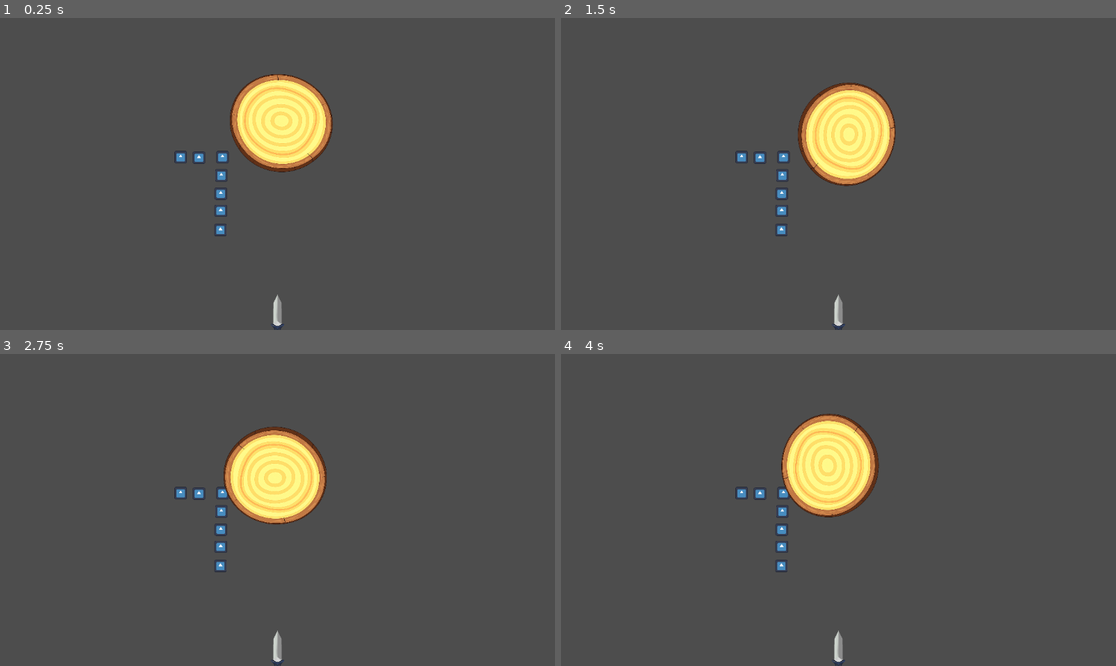
Above: before the commit, frames 1-4 (two rows, left to right).
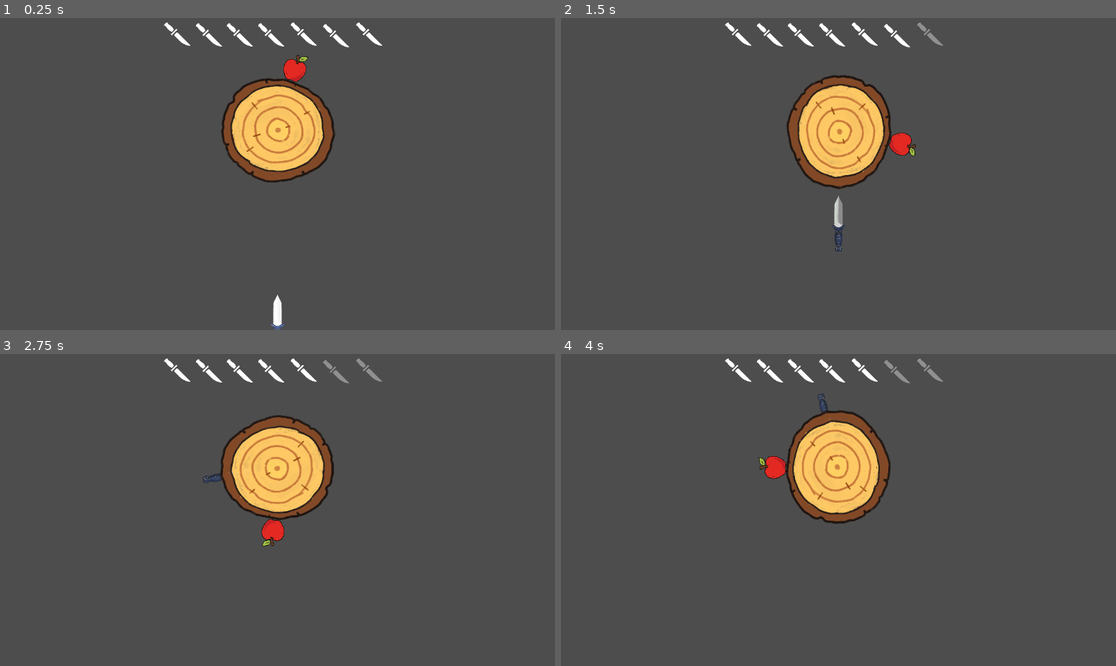
Above: after the commit, the same moments.

Repository: basic-bitch-foundation/Your_Turn
Game: Godot game, scene res://main.tscn
Two runs of this game, one before a commit and one after it. Both use one fixed random seed, a clock stepped at 60 frames per second and the inputs below. The project has no main scene, so this scene is started directly. The engine's default icon, where the game draws it, is replaced by a stand-in: a white triangle on a blue panel in a dark square.
Inputs (mouse positions are in pixels of both pictures, inside the frame that each line leads up to):
- Up to frame 1 (0.25 s): no input
- Up to frame 2 (1.5 s): tap Enter (ui_accept) at 0.5 s; move the mouse to (960, 158) at 0.52 s; hold Right 0.53-1.28 s; hold Enter (ui_accept) 0.53-1.28 s; click (960, 158) at 0.67 s; move the mouse to (727, 189) at 1.27 s; hold Down from 1.28 s (still down); tap Alt at 1.35 s; click (727, 189) at 1.42 s
- Up to frame 3 (2.75 s): tap Enter (ui_accept) at 1.52, 1.55, 1.82 s; release Down at 2 s; click (277, 469) at 2.02 s
- Up to frame 4 (4 s): click (838, 469) at 2.77 s; click (838, 469) at 3.52 s

The runs differ from the first frame. In frame 1, 6.2% of the frame differs, in the area x 29-69%, y 1-100%; in frame 2, 6.4%; in frame 3, 6.2%; in frame 4, 6.2%.
Error before the commit: Parse Error: Expected closing ")" after call arguments. (res://knife.gd:178)

Commit message:
check desc.
Add another wheel moving
add restart button with bg
Fix some game ending and resarting issues
added many art assets
fix knife ui

Diff:
--- /dev/null
+++ b/apple.gd
@@ -0,0 +1,82 @@
+extends Area2D
+
+@onready var full   = $full
+@onready var half_l = $half_l
+@onready var half_r = $half_r
+
+var been_cut = false
+
+var l_pos  = Vector2.ZERO
+var r_pos  = Vector2.ZERO
+var l_vel  = Vector2.ZERO
+var r_vel  = Vector2.ZERO
+var l_spin = 0.0
+var r_spin = 0.0
+var l_rot  = 0.0
+var r_rot  = 0.0
+
+
+var pull   = 1900.0
+var flying = false
+
+func _ready():
+	add_to_group("apple")
+	full.visible   = true
+	half_l.visible = false
+	half_r.visible = false
+
+func do_cut(whl):
+	if been_cut:
+		return
+	been_cut = true
+	full.visible   = false
+	half_l.visible = true
+	half_r.visible = true
+
+	var to_apl  = global_position - whl.global_position
+	var tangent = Vector2(-to_apl.y, to_apl.x).normalized()
+	var tang_v  = tangent * whl.rot_spd * float(whl.dir) * 55.0
+
+
+	l_pos = Vector2(-18.0,  0.0)
+	r_pos = Vector2( 18.0,  0.0)
+
+
+	l_vel  = tang_v + Vector2(-280.0, -80.0)
+	r_vel  = tang_v + Vector2( 280.0, -80.0)
+	l_spin = -3.5
+	r_spin =  3.5
+	l_rot  = 0.0
+	r_rot  = 0.0
+
+	reparent(get_tree().current_scene, true)
+
+
+	rotation = 0.0
+
+	flying = true
+
+	await get_tree().create_timer(1.8).timeout
+	if is_instance_valid(self):
+		queue_free()
+
+func _process(delta):
+	if not flying:
+		return
+
+	l_vel.y += pull * delta
+	r_vel.y += pull * delta
+	l_vel   *= pow(0.995, delta)
+	r_vel   *= pow(0.995, delta)
+	l_spin  *= pow(0.97,  delta)
+	r_spin  *= pow(0.97,  delta)
+
+	l_pos += l_vel * delta
+	r_pos += r_vel * delta
+	l_rot += l_spin * delta
+	r_rot += r_spin * delta
+
+	half_l.position = l_pos
+	half_r.position = r_pos
+	half_l.rotation = l_rot
+	half_r.rotation = r_rot
--- a/knife.gd
+++ b/knife.gd
@@ -1,67 +1,46 @@
 extends Area2D
 
 signal stuck
-
 signal hit_other
 signal fired
+signal apple_hit   # emits when knife cuts an apple — main uses for score
 
-
-var spd = 800.0 * 6 * 2* 1.6
-
-var going = false
+var spd     = 800.0 * 6 * 2 * 1.6
+var going   = false
 var log_node
-var rad = 210.0
+var rad     = 210.0
 var ready_to_fire_ref = null
 
 var bouncing = false
-var vel = Vector2.ZERO
-var spin = 0.0
-
-
-var pull = 300 *3
-var damping = 0.97
-
-
-
-
+var vel      = Vector2.ZERO
+var spin     = 0.0
+var pull     = 900.0
+var damping  = 0.97
 
 @onready var body = $body
 
 func _ready():
 	body.area_entered.connect(on_body_hit)
-
 	spawn_anim()
 
-
 func spawn_anim():
-	scale = Vector2(1, 0)
-
+	scale    = Vector2(1, 0)
 	modulate = Color(2.5, 2.5, 2.5, 1)
-
-
 	var t = create_tween()
-	t.tween_property(self, "scale", Vector2(1, 1), 0.2) \
-
+	t.tween_property(self, "scale",    Vector2(1, 1),     0.2) \
 		.set_trans(Tween.TRANS_EXPO).set_ease(Tween.EASE_OUT)
-
 	t.tween_property(self, "modulate", Color(1, 1, 1, 1), 0.1)
-
 
 func _unhandled_input(ev):
 	if going or bouncing:
-
-
-
 		return
 	if ready_to_fire_ref != null and not ready_to_fire_ref.call():
 		return
 	var tapped = false
-	if ev.is_action_pressed("ui_accept"): tapped = true
-	if ev is InputEventMouseButton and ev.pressed: tapped = true
-
-	if ev is InputEventScreenTouch and ev.pressed: tapped = true
+	if ev.is_action_pressed("ui_accept"):            tapped = true
+	if ev is InputEventMouseButton and ev.pressed:   tapped = true
+	if ev is InputEventScreenTouch   and ev.pressed: tapped = true
 	if tapped:
-
 		going = true
 		fired.emit()
 
@@ -69,120 +48,85 @@
 	if going:
 		position.y -= spd * delta
 
+		for a in body.get_overlapping_areas():
+			if a.is_in_group("apple") and not a.been_cut:
+				a.do_cut(log_node)
+				apple_hit.emit()
 
 		if overlaps_area(log_node):
-
-
-			var to_center = log_node.global_position - global_position
-			var ang = rad_to_deg(to_center.angle())
+			var to_c = log_node.global_position - global_position
+			var ang  = rad_to_deg(to_c.angle())
 			if ang < -45 and ang > -135:
-
-
 				stick()
-
-
 		return
 
 	if bouncing:
-		vel.y += pull * delta
-
-
-		vel *= pow(damping, delta)
-
-
-
-		spin *= pow(0.93, delta)
-
-
-
-
-
+		vel.y    += pull * delta
+		vel      *= pow(damping, delta)
+		spin     *= pow(0.93, delta)
 		position += vel * delta
-
-
 		rotation += spin * delta
 
 func stick():
 	going = false
 	set_process_unhandled_input(false)
-
-
 	set_process(false)
-
 
 	var gtip = global_position
 	reparent(log_node, true)
-	var loc = log_node.to_local(gtip)
-
-
-
+	var loc  = log_node.to_local(gtip)
 	position = loc.normalized() * rad
-
-	scale = Vector2(1, 1)
-	z_index = -1
+	scale    = Vector2(1, 1)
+	z_index  = -1
 
 	log_node.on_hit()
 	stuck.emit()
 
 func on_body_hit(area):
+	if area.is_in_group("apple"):
+		if not area.been_cut:
+			area.do_cut(log_node)
+			apple_hit.emit()
+		return
+
 	if not going:
 		return
-
-	# apple hit — cut it!
-	if area.is_in_group("apple"):
-		area.get_parent().cut(log_node)
-
-		return
-
-
 	if area == log_node or area.get_parent() == log_node:
 		return
 
 	going = false
 	set_process_unhandled_input(false)
 
-	var hit = area.get_parent()
+	var hit       = area.get_parent()
+	var norm      = (global_position - hit.global_position).normalized()
+	var incoming  = Vector2(0, -spd)
+	var reflected = incoming - 2.0 * incoming.dot(norm) * norm
+	var impact    = clamp(abs(incoming.normalized().dot(norm)), 0.0, 1.0)
 
-	var norm = (global_position - hit.global_position).normalized()
-	var incoming = Vector2(0, -spd)
-	var reflected = incoming - 2.0 * incoming.dot(norm) * norm
-
-	var impact = clamp(abs(incoming.normalized().dot(norm)), 0.0, 1.0)
-
-
-	var bounce_str = lerp(0.08, 0.18, impact)
-
-	vel = reflected * bounce_str
+	var bstr = lerp(0.08, 0.18, impact)
+	vel = reflected * bstr
 	if vel.y < 0:
 		vel.y = abs(vel.y) * 0.5
 
 	var side = sign(global_position.x - hit.global_position.x)
 	if side == 0: side = 1
-	vel.x += side * lerp(60.0, 160.0, impact)
-
-	spin = -side * lerp(1.5, 4.0, impact)
+	vel.x   += side * lerp(60.0, 160.0, impact)
+	spin     = -side * lerp(1.5, 4.0, impact)
 	bouncing = true
 
+	hit_other.emit()
+
 	if hit.has_method("wobble"):
-
 		hit.wobble()
 
 	await get_tree().create_timer(3.0).timeout
 	if is_instance_valid(self):
-		_finish_bounce()
+		queue_free()
 
 func wobble():
 	var orig = rotation
-
 	var t = create_tween()
-	t.tween_property(self, "rotation", orig + deg_to_r
-	ad(randf_range(-8, 8)), 0.06) \
+	t.tween_property(self, "rotation", orig + deg_to_rad(randf_range(-8, 8)), 0.06) \
 		.set_trans(Tween.TRANS_SINE)
 	t.tween_property(self, "rotation", orig, 0.3) \
 		.set_trans(Tween.TRANS_ELASTIC).set_ease(Tween.EASE_OUT)
-
-
-func _finish_bounce():
-
-	hit_other.emit()
-	queue_free()
--- a/knife.tscn
+++ b/knife.tscn
@@ -14,6 +14,7 @@
 size = Vector2(135.5, 21)
 
 [node name="knife" type="Area2D"]
+collision_layer = 4
 script = ExtResource("1_mawn3")
 
 [node name="Sprite2D" type="Sprite2D" parent="."]
@@ -25,6 +26,8 @@
 shape = SubResource("CircleShape2D_8wt88")
 
 [node name="body" type="Area2D" parent="."]
+collision_layer = 4
+collision_mask = 6
 
 [node name="CollisionShape2D" type="CollisionShape2D" parent="body"]
 shape = SubResource("CapsuleShape2D_8wt88")
--- a/knifes_ui.gd
+++ b/knifes_ui.gd
@@ -15,8 +15,8 @@
 @onready var k7 = $k7
 
 
-var img_ready = preload("res://icon.svg")
-var img_used  = preload("res://images/knife.png")
+var img_ready = preload("res://images/knife_shill.png")
+var img_used  = preload("res://images/knife_shill_fade.png")
 
 
 var slots = []
--- a/main.gd
+++ b/main.gd
@@ -1,96 +1,79 @@
 extends Node2D
 
-@onready var log = $wheel
-@onready var spawn_pt = $spawn
-@onready var flash = $flash/rect
-@onready var ui = $knifes_ui
+@onready var log         = $wheel
+@onready var spawn_pt    = $spawn
+@onready var flash       = $flash/rect
+@onready var ui          = $knifes_ui
+@onready var scoreboard  = $score
+@onready var gameover    = $gameovr
+@onready var restart_btn = $gameovr/restart
 
 var ready_to_fire = false
-
-var cooldown = 1.2
-
-
-
+var cooldown      = 1.2
 var knives_thrown = 0
-var max_knives = 7
-
-
-
+var max_knives    = 7
+var score         = 0
 
 func _ready():
-	log.active = true
+	log.active       = true
+	gameover.visible = false
+	scoreboard.set_score(score)
 	spawn()
 	await get_tree().create_timer(cooldown).timeout
 	ready_to_fire = true
 
-
-
-
 func setup(k):
-	k.log_node = log
-
-
-
-	k.ready_to_fire_ref = func(): return ready_to_fire
+	k.log_node            = log
+	k.ready_to_fire_ref   = func(): return ready_to_fire
 	k.stuck.connect(func(): on_stuck())
 	k.hit_other.connect(on_clash)
-
-
-
 	k.fired.connect(func(): on_fired())
+	k.apple_hit.connect(func(): on_apple())
 
 func on_fired():
 	knives_thrown += 1
 	if ui:
 		ui.on_knife_fired()
 
+func on_apple():
+	score += 1
+	scoreboard.set_score(score)
+
 func on_stuck():
 	if knives_thrown >= max_knives:
-
 		await get_tree().create_timer(1.2).timeout
-
-
-
 		get_tree().reload_current_scene()
 		return
 	spawn()
 
-
-
-
 func on_clash():
-
-
 	do_flash()
 	Engine.time_scale = 0.0
-
-
-
-
 	await get_tree().create_timer(0.06, true, false, true).timeout
 	Engine.time_scale = 1.0
+	show_gameover()
+
+func show_gameover():
+	ready_to_fire    = false
+	gameover.visible = true
+	gameover.scale   = Vector2(0.5, 0.5)
+	gameover.modulate = Color(1, 1, 1, 0)
+	var t = create_tween()
+	t.tween_property(gameover, "scale",    Vector2(1, 1),     0.25) \
+		.set_trans(Tween.TRANS_BACK).set_ease(Tween.EASE_OUT)
+	t.parallel().tween_property(gameover, "modulate", Color(1, 1, 1, 1), 0.2)
 
 func do_flash():
 	if not flash:
 		return
-
-
-
 	flash.modulate = Color(1, 1, 1, 1)
-	flash.visible = true
+	flash.visible  = true
 	var t = create_tween()
-
 	t.tween_property(flash, "modulate", Color(1, 1, 1, 0), 0.18)
 	t.tween_callback(func(): flash.visible = false)
 
-
 func spawn():
-
 	var k = preload("res://knife.tscn").instantiate()
-
 	add_child(k)
 	k.global_position = spawn_pt.global_position
-
-
-
 	setup(k)
--- a/main.tscn
+++ b/main.tscn
@@ -1,28 +1,67 @@
-[gd_scene load_steps=6 format=3 uid="uid://crw5jadk8i8gf"]
+[gd_scene load_steps=13 format=3 uid="uid://crw5jadk8i8gf"]
 
 [ext_resource type="Script" uid="uid://dbgbt8sne1a4d" path="res://main.gd" id="1_h2yge"]
 [ext_resource type="Script" uid="uid://dceppqxs8h4y1" path="res://wheel.gd" id="1_ig7tw"]
-[ext_resource type="Texture2D" uid="uid://dsgah1w12gvgs" path="res://images/ChatGPT Image May 5, 2026, 11_15_29 PM.png" id="2_0xm2m"]
+[ext_resource type="Texture2D" uid="uid://bju2ddwfdun4m" path="res://images/treelog.png" id="3_5vw27"]
 [ext_resource type="Script" uid="uid://dtbn53acbg0vd" path="res://knifes_ui.gd" id="4_1bvp3"]
+[ext_resource type="Script" uid="uid://m3vqkdx4bhsv" path="res://apple.gd" id="5_lquwl"]
+[ext_resource type="Texture2D" uid="uid://vt86dkb8cylc" path="res://images/apple.png" id="6_272bh"]
+[ext_resource type="Texture2D" uid="uid://djrsjybjjacl2" path="res://images/apple_half.png" id="6_kek77"]
+[ext_resource type="Texture2D" uid="uid://b21e08piq6gea" path="res://images/half_a.png" id="7_5vw27"]
+[ext_resource type="Texture2D" uid="uid://dgq2sy10ondus" path="res://images/knife_shill.png" id="8_4c57u"]
+[ext_resource type="Script" uid="uid://ccv284wcpv6l6" path="res://score.gd" id="8_5vw27"]
 
 [sub_resource type="CircleShape2D" id="CircleShape2D_1bvp3"]
-radius = 275.79648
+radius = 318.88953
+
+[sub_resource type="CircleShape2D" id="CircleShape2D_kek77"]
+radius = 136.09187
 
 [node name="Node2D" type="Node2D"]
 script = ExtResource("1_h2yge")
 
 [node name="wheel" type="Area2D" parent="."]
 z_index = 25
+collision_mask = 4
 script = ExtResource("1_ig7tw")
 
 [node name="Sprite2D" type="Sprite2D" parent="wheel"]
+position = Vector2(1, -2)
 scale = Vector2(1.8564453, 1.7415365)
-texture = ExtResource("2_0xm2m")
+texture = ExtResource("3_5vw27")
 
 [node name="CollisionShape2D" type="CollisionShape2D" parent="wheel"]
-position = Vector2(1, -105)
+visible = false
+position = Vector2(9, -63.999992)
 scale = Vector2(1.8564453, 1.7415365)
 shape = SubResource("CircleShape2D_1bvp3")
+
+[node name="apple" type="Area2D" parent="wheel"]
+collision_layer = 4
+script = ExtResource("5_lquwl")
+
+[node name="full" type="Sprite2D" parent="wheel/apple"]
+position = Vector2(-20, -687.00006)
+scale = Vector2(0.3535154, 0.40234372)
+texture = ExtResource("6_272bh")
+
+[node name="half_r" type="Sprite2D" parent="wheel/apple"]
+position = Vector2(-87.00001, -713)
+scale = Vector2(0.2337647, 0.3570557)
+skew = 0.07853982
+texture = ExtResource("6_kek77")
+flip_h = true
+
+[node name="half_l" type="Sprite2D" parent="wheel/apple"]
+position = Vector2(44.999992, -724.99994)
+rotation = -0.12915437
+scale = Vector2(0.2337647, 0.3570557)
+skew = 0.07853982
+texture = ExtResource("6_kek77")
+
+[node name="CollisionShape2D" type="CollisionShape2D" parent="wheel/apple"]
+position = Vector2(-21, -672)
+shape = SubResource("CircleShape2D_kek77")
 
 [node name="Camera2D" type="Camera2D" parent="."]
 position = Vector2(0, 444)
@@ -41,25 +80,80 @@
 offset_bottom = 707.0
 
 [node name="knifes_ui" type="Node2D" parent="."]
+position = Vector2(752, 216)
+rotation = 1.5707964
 script = ExtResource("4_1bvp3")
 
 [node name="k1" type="Sprite2D" parent="knifes_ui"]
-position = Vector2(-1005, 269)
+position = Vector2(-1224, -200)
+texture = ExtResource("8_4c57u")
 
 [node name="k2" type="Sprite2D" parent="knifes_ui"]
-position = Vector2(-815, 275)
+position = Vector2(-1208, 144)
+texture = ExtResource("8_4c57u")
 
 [node name="k3" type="Sprite2D" parent="knifes_ui"]
-position = Vector2(-571, 269)
+position = Vector2(-1224, 480)
+texture = ExtResource("8_4c57u")
 
 [node name="k4" type="Sprite2D" parent="knifes_ui"]
-position = Vector2(-583, 459)
+position = Vector2(-1216, 818)
+texture = ExtResource("8_4c57u")
 
 [node name="k5" type="Sprite2D" parent="knifes_ui"]
-position = Vector2(-589, 648)
+position = Vector2(-1216, 1144)
+texture = ExtResource("8_4c57u")
 
 [node name="k6" type="Sprite2D" parent="knifes_ui"]
-position = Vector2(-589, 826)
+position = Vector2(-1216, 1464)
+texture = ExtResource("8_4c57u")
 
 [node name="k7" type="Sprite2D" parent="knifes_ui"]
-position = Vector2(-592, 1025)
+position = Vector2(-1224, 1792)
+texture = ExtResource("8_4c57u")
+
+[node name="apple" type="Area2D" parent="."]
+visible = false
+collision_layer = 2
+collision_mask = 0
+script = ExtResource("5_lquwl")
+
+[node name="full" type="Sprite2D" parent="apple"]
+position = Vector2(-23, -699)
+scale = Vector2(0.3535154, 0.40234372)
+texture = ExtResource("6_272bh")
+
+[node name="half_r" type="Sprite2D" parent="apple"]
+position = Vector2(-55.000046, -695)
+scale = Vector2(0.2337647, 0.3570557)
+skew = 0.07853982
+texture = ExtResource("7_5vw27")
+
+[node name="half_l" type="Sprite2D" parent="apple"]
+position = Vector2(30.999949, -695.00006)
+rotation = -0.12915437
+scale = Vector2(0.2337647, 0.3570557)
+skew = 0.07853982
+texture = ExtResource("7_5vw27")
+flip_h = true
+
+[node name="CollisionShape2D" type="CollisionShape2D" parent="apple"]
+position = Vector2(-21, -697)
+shape = SubResource("CircleShape2D_kek77")
+
+[node name="score" type="Node2D" parent="."]
+script = ExtResource("8_5vw27")
+
+[node name="bg" type="Sprite2D" parent="score"]
+
+[node name="d1" type="Sprite2D" parent="score"]
+
+[node name="d10" type="Sprite2D" parent="score"]
+
+[node name="gameovr" type="Node2D" parent="."]
+
+[node name="bg" type="Sprite2D" parent="gameovr"]
+
+[node name="restart" type="TextureButton" parent="gameovr"]
+offset_right = 40.0
+offset_bottom = 40.0
--- /dev/null
+++ b/score.gd
@@ -0,0 +1,23 @@
+extends Node2D
+
+
+const pre = "res://%d.png"
+
+@onready var ones = $d1
+@onready var tens = $d10
+
+var imgs = []
+
+func _ready():
+	for i in range(10):
+		imgs.append(load(pre % i))
+	set_score(0)
+
+func set_score(val: int):
+	val = clamp(val, 0, 99)
+	ones.texture = imgs[val % 10]
+	if val >= 10:
+		tens.texture = imgs[val / 10]
+		tens.visible = true
+	else:
+		tens.visible = false
--- a/wheel.gd
+++ b/wheel.gd
@@ -3,17 +3,10 @@
 var rot_spd = 1.2
 var dir = 1
 var origin: Vector2
-
-
-
-
-var shake = 100.0
-
-var active = false
+var shake = 0.0
+var active = true   # spins from start
 
 @onready var spr = $Sprite2D
-
-
 
 func _ready():
 	origin = position
@@ -26,49 +19,26 @@
 
 func _process(delta):
 	if active:
-		rotation += rot_spd * dir * delta
+		rotation += rot_spd * float(dir) * delta
 
 	if shake > 0.0:
 		position = origin + Vector2(randf_range(-shake, shake), randf_range(-shake, shake))
-
-
-
 		shake = lerp(shake, 0.0, 0.25)
-
 		if shake < 0.1:
-
-
 			shake = 0.0
 			position = origin
 
 func on_hit():
-	shake = 9
+	shake = 9.0
 	do_bounce()
-
-
 	do_flash()
-
-
 
 func do_bounce():
 	var t = create_tween()
-
-
-	t.tween_property(self, "position", origin + Vector2(0, -16), 0.07).set_trans(Tween.TRANS_SINE)
-
-
-
+	t.tween_property(self, "position", origin + Vector2(0.0, -16.0), 0.07).set_trans(Tween.TRANS_SINE)
 	t.tween_property(self, "position", origin, 0.22).set_ease(Tween.EASE_OUT).set_trans(Tween.TRANS_BOUNCE)
 
-
-
 func do_flash():
-
-
 	var t = create_tween()
-
 	t.tween_property(spr, "modulate", Color(2, 2, 2, 1), 0.04)
-
-
-
 	t.tween_property(spr, "modulate", Color(1, 1, 1, 1), 0.25)
Not shown, added: apple.gd.uid
Binary file added: images/apple.png
Not shown, added: images/apple.png.import
Binary file added: images/apple_half.png
Not shown, added: images/apple_half.png.import
Binary file added: images/half_a.png
Not shown, added: images/half_a.png.import
Binary file added: images/knife_shill.png
Not shown, added: images/knife_shill.png.import
Binary file added: images/knife_shill_fade.png
Not shown, added: images/knife_shill_fade.png.import
Binary file added: images/treelog.png
(and 2 more such lines)
